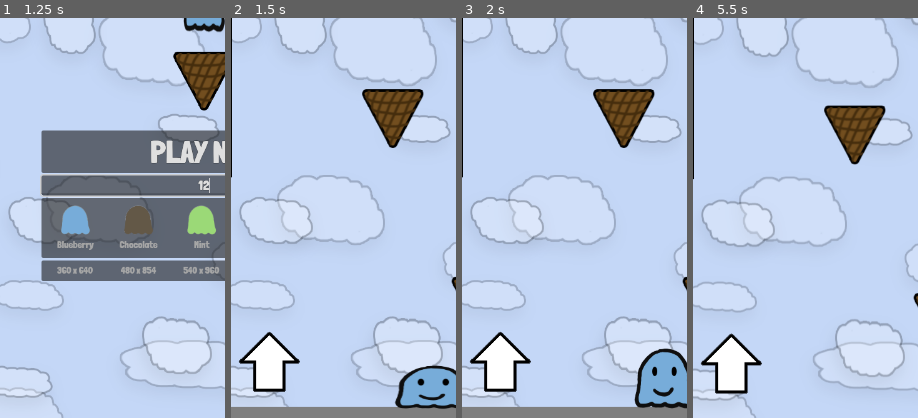
Above: before the commit, frames 1-4 (left to right).
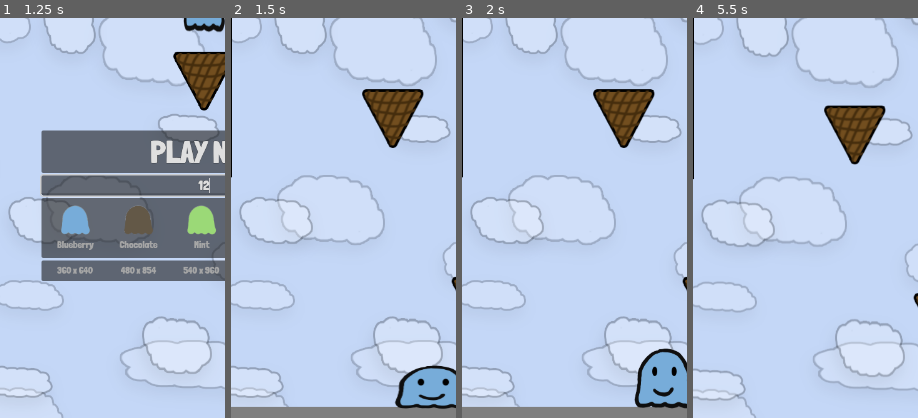
Above: after the commit, the same moments.

Repository: bsu-cs315/E2-hovell
Game: Godot game, scene res://title/title.tscn
Two runs of this game, one before a commit and one after it. Both use one fixed random seed, a clock stepped at 60 frames per second and the inputs below.
Inputs (mouse positions are % of the whole screen's width and height, from its top left):
- Up to frame 1 (1.25 s): click (50, 71) at 0.52 s; type "12" at 0.6 s
- Up to frame 2 (1.5 s): click "PLAY NOW" at 1.25 s
- Up to frame 3 (2 s): no input
- Up to frame 4 (5.5 s): hold D (move_right) 2.03-2.78 s; hold W (jump) 2.03-2.78 s; hold A (move_left) 2.78-3.53 s; tap W (jump) at 2.85, 3.02, 3.32, 4.35, 4.52, 4.82 s; hold W (jump) 3.53-4.28 s; hold D (move_right) 3.53-5.03 s; hold A (move_left) from 5.03 s (still down); hold W (jump) from 5.03 s (still down)
The pictures show only the part of the screen within x 5-55%, y 50-100%; the shares and areas given below are measured in that part.

Frame 1 is identical in both runs. In frame 2, 2.2% of the frame differs, in the area x 3-31%, y 78-94%; in frame 3, 2.2%; in frame 4, 2.3%.

Commit message:
Add Mobile download instructions in README

Diff:
--- a/project/hud/hud.gd
+++ b/project/hud/hud.gd
@@ -40,9 +40,8 @@
 	_win_bar.position = new_position
 
 
-func update_controls_position(new_position: Vector2) -> void:
-	_button_controls.position.x = new_position.x + 15
-	_button_controls.position.y = new_position.y + 250
+func update_controls_position(new_position: Camera2D) -> void:
+	_button_controls.position = new_position.position
 
 
 func _on_restart_button_pressed() -> void:
--- a/project/hud/hud.tscn
+++ b/project/hud/hud.tscn
@@ -24,6 +24,9 @@
 min_value = -1.0
 _data = [Vector2(0, 1), 0.0, 0.0, 0, 0, Vector2(1, -1), 0.0, 0.0, 0, 0]
 point_count = 2
+
+[sub_resource type="RectangleShape2D" id="RectangleShape2D_21ex5"]
+size = Vector2(1, 1)
 
 [node name="Hud" type="Control"]
 layout_mode = 3
@@ -186,8 +189,8 @@
 [node name="JumpButton" type="TouchScreenButton" parent="."]
 z_index = 20
 z_as_relative = false
-position = Vector2(303, 1021)
-texture_normal = ExtResource("3_rg3ug")
+scale = Vector2(720, 1500)
+shape = SubResource("RectangleShape2D_21ex5")
 action = "jump"
 
 [connection signal="pressed" from="EndGameContainer/RestartButton" to="." method="_on_restart_button_pressed"]
--- a/project/level/level.gd
+++ b/project/level/level.gd
@@ -52,7 +52,7 @@
 		var _new_hud_size : float = _win_bar_size_x - (_time_left_percent * _win_bar_size_x)
 		var _new_hud_position : = Vector2(_camera_object.position.x - 330, _camera_object.position.y + (_win_bar_size_x / 2))
 		_hud_object.update_win_bar(_new_hud_size, _new_hud_position)
-		_hud_object.update_controls_position(_new_hud_position)
+		_hud_object.update_controls_position(_camera_object)
 
 		var _cam_speed_max_change := 75
 		var _spawn_speed_max_change := 0.8
--- a/project/title/title.gd
+++ b/project/title/title.gd
@@ -27,6 +27,9 @@
 			get_window().position.y = screen_size.y / 2.0 - (get_window().size.y / 2.0)
 		else: # Mobile
 			_resolution_input_object.hide()
+
+	if Input.is_action_just_pressed("jump"):
+		print("jump")
 
 
 func _on_play_button_pressed() -> void:
Not shown: 1 places in project/hud/hud.tscn that only renumber resources
Not shown, changed: README.md
Not shown, changed: project/ice_cream_jump.apk
Not shown, changed: project/ice_cream_jump.apk.idsig
